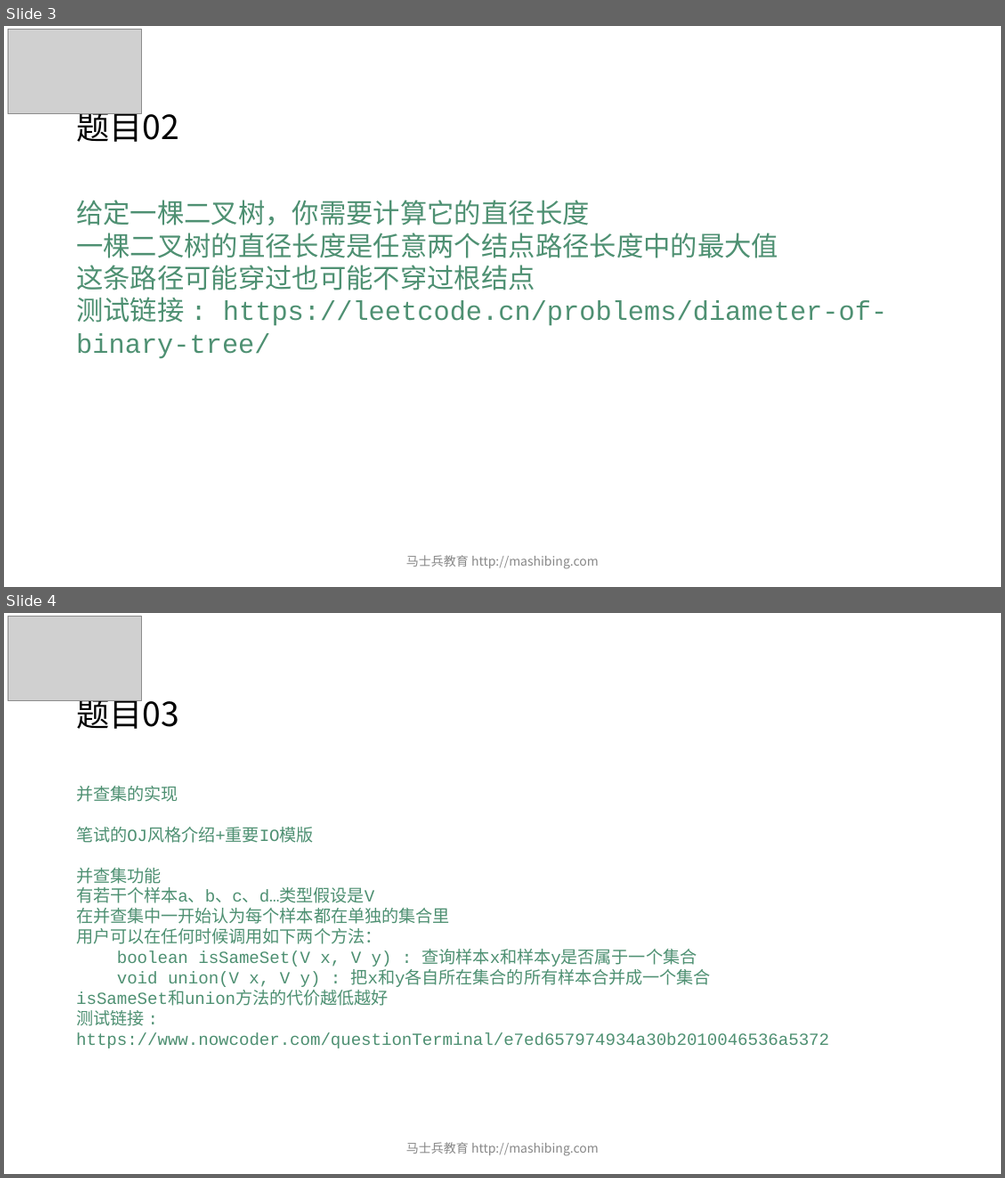
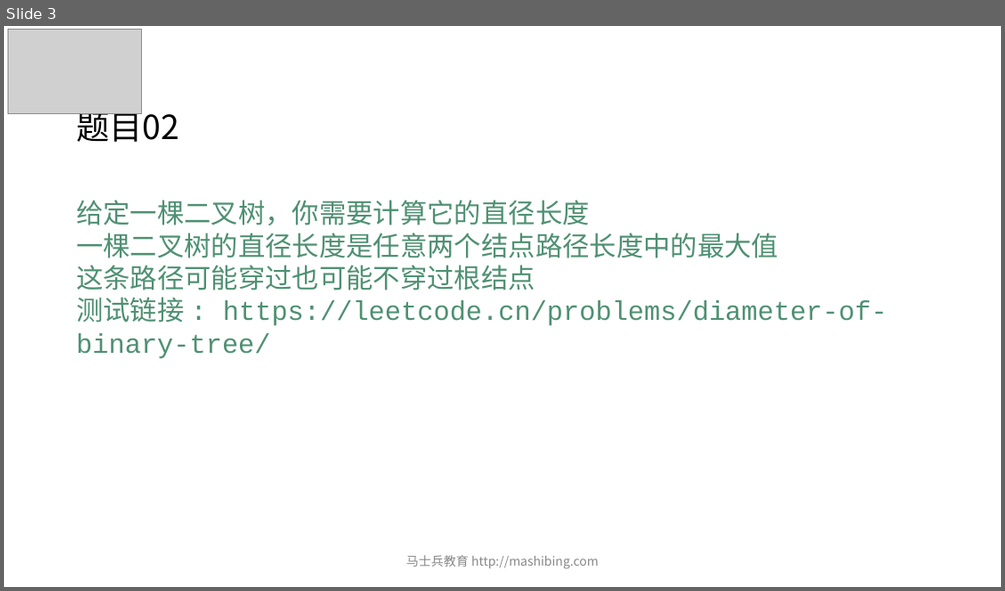
Before and after one commit to algorithmzuo/mca-algorithm-problems, a slide deck: 第03期/课堂ppt/powerpoint/第04节.pptx. Shown one above the other, each under a label of ours: slides 3 and 4 before the commit, slide 3 after it. The pictures are 1005x1178 and 1005x591 pixels, drawn with LibreOffice and Linux fonts; fonts in the diff are those of the drawing; grey boxes stand for pictures. Boxes give left, top, right and bottom in pixels: in the first picture for what was removed or moved away, otherwise in the second. Text is boxed around its words. In the diff, an @@ line names an element or a change of style, - is before the commit and + after.

```diff
--- a/第03期/课堂ppt/powerpoint/第04节.pptx
+++ b/第03期/课堂ppt/powerpoint/第04节.pptx
@@ slide 4 removed at <box>4,613,1001,1174</box>, background #FFFFFF @@
@@ picture removed at <box>8,616,142,701</box> @@
@@ title removed at <box>76,692,179,729</box> @@
-题目03
@@ text removed at <box>76,786,829,1048</box> @@
-并查集的实现
-笔试的OJ风格介绍+重要IO模版
-并查集功能
-有若干个样本a、b、c、d…类型假设是V
-在并查集中一开始认为每个样本都在单独的集合里
-用户可以在任何时候调用如下两个方法：
-boolean isSameSet(V x, V y) : 查询样本x和样本y是否属于一个集合
-void union(V x, V y) : 把x和y各自所在集合的所有样本合并成一个集合
-isSameSet和union方法的代价越低越好
-测试链接 :
-https://www.nowcoder.com/questionTerminal/e7ed657974934a30b2010046536a5372
@@ text removed at <box>406,1142,599,1156</box> @@
-马士兵教育 http://mashibing.com
```
Also in this commit, not shown: 3 slides changed, 3 other slides removed, 10 other files.
